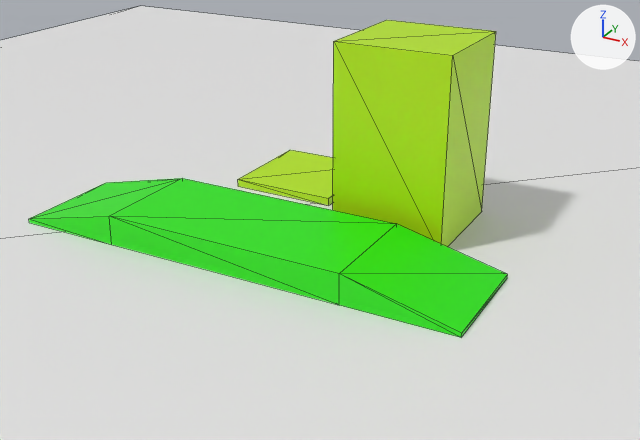
The glTF model assets/map/map.glb: old version first, new version second.
Camera for both pictures: a camera (50 mm lens) standing at (8.14, -12.54, 6.33) and looking at (1.76, -0.92, 0.53). Arrows for +X, +Y and +Z are at upper right; the lights stay in place. Mesh edges are drawn as thin lines.
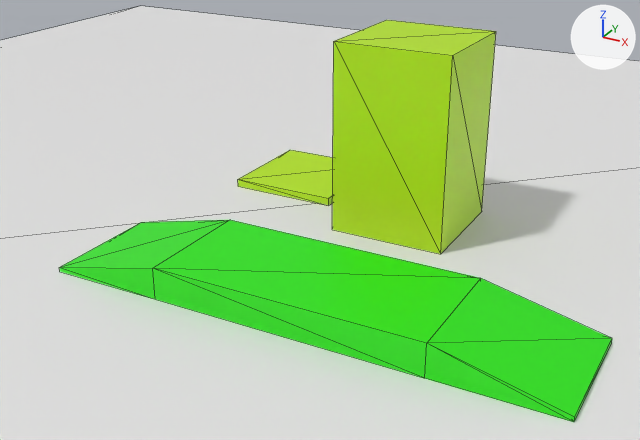
The edits, one by one:
Object 'Cube.002' (ob_cube_002) moves from (-2.25, -1.44, 1.0) to (-0.43, -2.6, 1.0).

Where the change shows, as pixel boxes (x1, y1, x2, y2) in the pictures (640 x 440 px):
'Cube.002', moved
    before: (29, 178, 508, 337)
    after: (59, 220, 612, 422)
